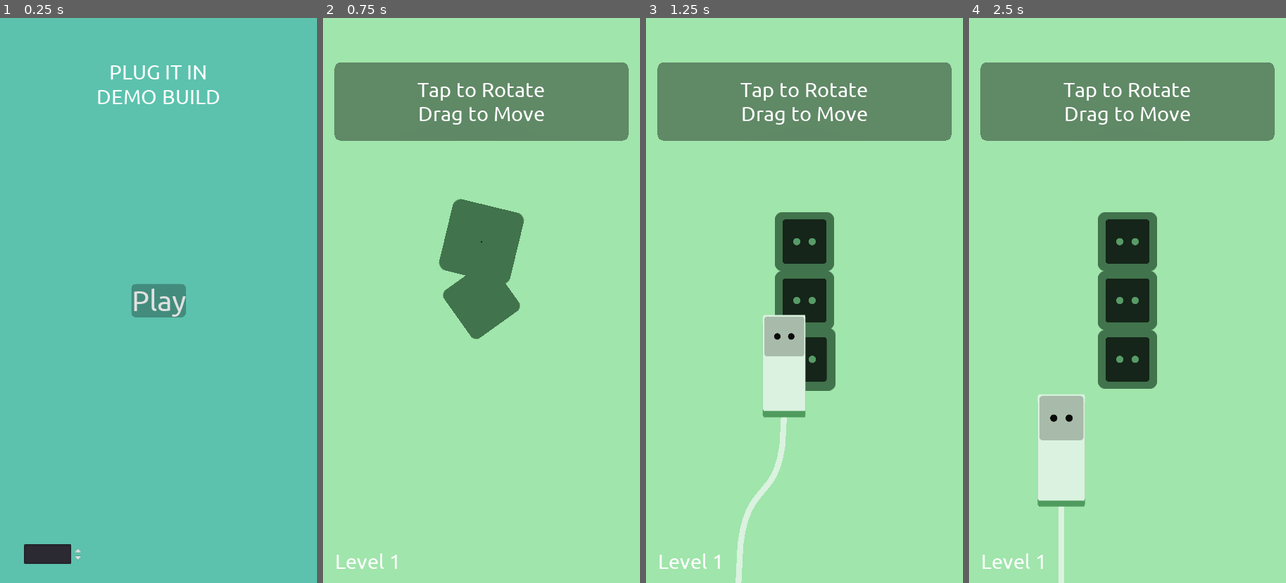
Above: before the commit, frames 1-4 (left to right).
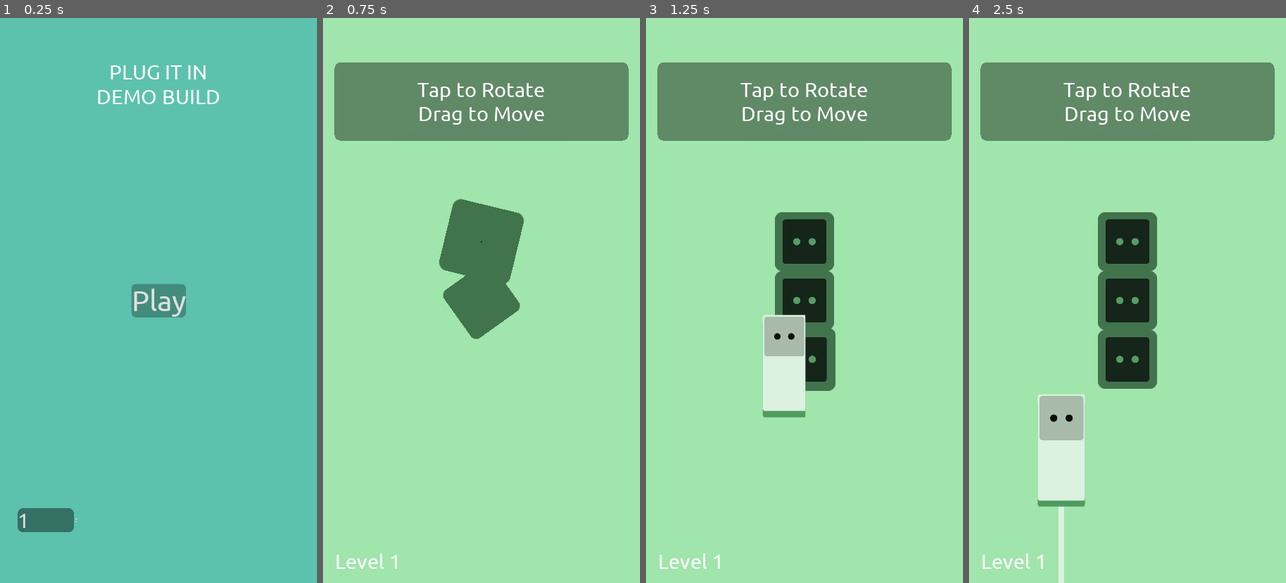
Above: after the commit, the same moments.

Repository: unSAME-Studio/ProjectOutlet
Game: Godot game, scene res://scenes/Menu.tscn
The game is run twice, just before and just after one commit, with the same random seed, the same clock (stepped at 60 frames per second) and the same inputs.
Inputs (mouse positions are in pixels of both pictures, inside the frame that each line leads up to):
- Up to frame 1 (0.25 s): no input
- Up to frame 2 (0.75 s): click "Play" at 0.5 s
- Up to frame 3 (1.25 s): no input
- Up to frame 4 (2.5 s): tap Enter at 1.25, 2 s; drag from (1108, 362) to (1159, 176) at 1.27 s; drag from (1064, 328) to (1111, 413) at 2.02 s

The runs differ from the first frame. In frame 1, 1.3% of the frame differs, in the area x 5-26%, y 86-97%; in frame 2, nothing differs; in frame 3, 0.6%; in frame 4, nothing differs.

Commit message:
Update Top Z Index Selection

Diff:
--- a/objects/Plug.gd
+++ b/objects/Plug.gd
@@ -109,7 +109,7 @@
 
 # on drag
 func _on_Plug_input_event(viewport, event, shape_idx):
-	if not get_tree().is_input_handled():
+	if hovering and not get_tree().is_input_handled():
 		get_tree().set_input_as_handled()
 
 		if Input.is_action_just_pressed("click"):
@@ -407,6 +407,29 @@
 func _on_Plug_mouse_entered():
 	hovering = true
 
+	if Global.hover_plugs.size() > 0:
+		# check the entire list, if z index is lower then ignore
+		for i in Global.hover_plugs:
+			if i.get_z_index() > get_z_index():
+				hovering = false
+				break
+			else:
+				i.hovering = false
+
+	Global.hover_plugs.append(self)
+
 
 func _on_Plug_mouse_exited():
+	Global.hover_plugs.erase(self)
 	hovering = false
+
+	# find the top by z index and hover
+	if Global.hover_plugs.size() > 0:
+		var top_plug = null
+		var top_z = -100
+		for i in Global.hover_plugs:
+			if i.get_z_index() > top_z:
+				top_plug = i
+				top_z = i.get_z_index()
+
+		top_plug.hovering = true
--- a/objects/rope/Verlet.tscn
+++ b/objects/rope/Verlet.tscn
@@ -1,7 +1,23 @@
-[gd_scene load_steps=3 format=2]
+[gd_scene load_steps=4 format=2]
 
 [ext_resource path="res://objects/rope/string.gd" type="Script" id=1]
 [ext_resource path="res://Logo White (Small).png" type="Texture" id=2]
+
+[sub_resource type="Animation" id=1]
+resource_name = "spawn"
+length = 0.3
+tracks/0/type = "value"
+tracks/0/path = NodePath("Line2D:default_color")
+tracks/0/interp = 1
+tracks/0/loop_wrap = true
+tracks/0/imported = false
+tracks/0/enabled = true
+tracks/0/keys = {
+"times": PoolRealArray( 0, 0.1, 0.3 ),
+"transitions": PoolRealArray( 1, 1, 1 ),
+"update": 0,
+"values": [ Color( 1, 1, 1, 0 ), Color( 1, 1, 1, 0 ), Color( 1, 1, 1, 1 ) ]
+}
 
 [node name="String" type="Node2D"]
 script = ExtResource( 1 )
@@ -9,7 +25,7 @@
 [node name="Line2D" type="Line2D" parent="."]
 points = PoolVector2Array( 0, 0, 1, 0, 2, 0, 3, 0, 4, 0, 5, 0, 6, 0, 7, 0, 8, 0, 9, 0, 10, 0, 11, 0, 12, 0, 13, 0, 14,  …(598 unchanged characters)…
 width = 20.0
-default_color = Color( 1, 1, 1, 1 )
+default_color = Color( 1, 1, 1, 0 )
 joint_mode = 2
 begin_cap_mode = 2
 end_cap_mode = 2
@@ -27,3 +43,7 @@
 visible = false
 scale = Vector2( 0.1, 0.1 )
 texture = ExtResource( 2 )
+
+[node name="AnimationPlayer" type="AnimationPlayer" parent="."]
+autoplay = "spawn"
+anims/spawn = SubResource( 1 )
--- a/scenes/Main.gd
+++ b/scenes/Main.gd
@@ -26,4 +26,5 @@
 
 		yield(get_tree().create_timer(0.2), "timeout")
 
+	yield(get_tree().create_timer(0.7), "timeout")
 	$"CanvasLayer/Control/OverScreen/PanelContainer".show()
--- a/scenes/Menu.tscn
+++ b/scenes/Menu.tscn
@@ -15,11 +15,11 @@
 [node name="SpinBox" type="SpinBox" parent="Control"]
 anchor_top = 1.0
 anchor_bottom = 1.0
-margin_left = 82.0
-margin_top = -131.0
-margin_right = 156.0
-margin_bottom = -107.0
-rect_scale = Vector2( 2.78083, 2.76677 )
+margin_left = 60.0
+margin_top = -254.0
+margin_right = 268.0
+margin_bottom = -174.0
+theme = ExtResource( 3 )
 min_value = 1.0
 value = 1.0
 
--- a/scripts/global.gd
+++ b/scripts/global.gd
@@ -6,6 +6,8 @@
 
 var current_level = 1
 var current_level_data setget ,level_data_get
+
+var hover_plugs = []
 
 
 func _ready():
Not shown: 1 places in objects/Plug.tscn that only renumber resources
